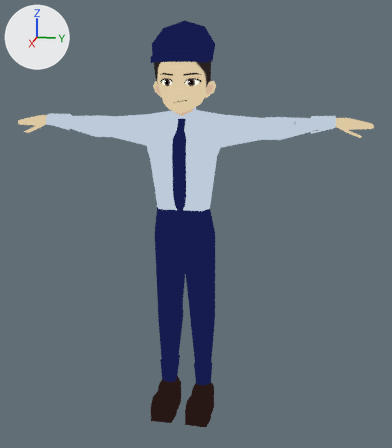
Two versions of the Blender file human1.blend, one commit apart.
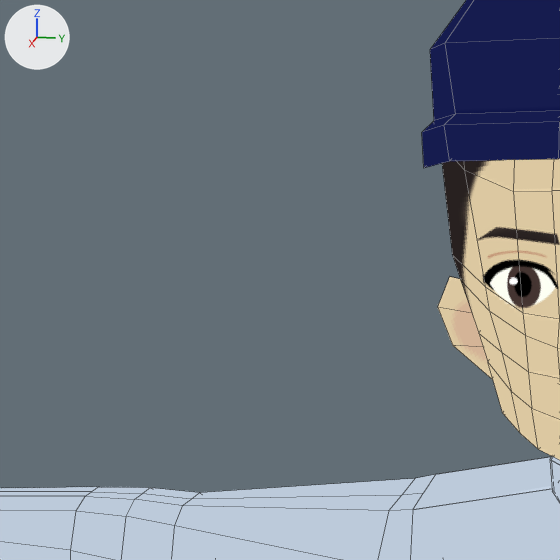
There are two pictures of each version: one whole from a camera (50 mm lens) standing at (4.68, 1.04, 3.04) and looking at (0.15, 0.13, 1.91), one close up on the part from 21% to 44% of the width and 8% to 28% of the height. Arrows for +X, +Y and +Z are at upper left; the lights stay in place. The close-ups show mesh edges as thin lines.
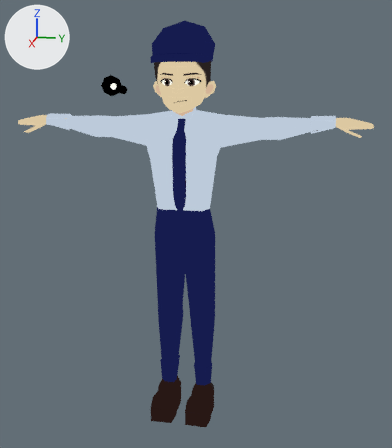
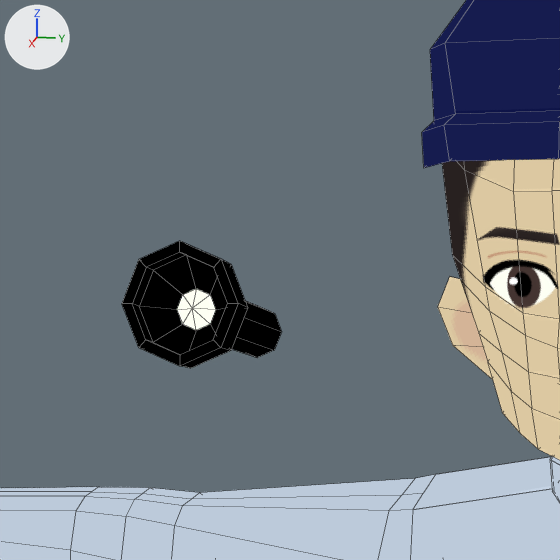
Changed parts and their boxes [x1, y1, x2, y2] in the close-ups (560 x 560 px):
'Cube', reshaped, rescaled: [0, 0, 560, 560] in both
part 1 of me_cube_005, added (black): after [122, 241, 282, 368]

What the commit changed:
me_cube_005 is used by ob_cube; location (-0.077, -0.015, 3.176); scale (-0.322, -0.232, -0.322).
me_cube_005 had 933 vertices, 872 faces, 1 loose edge and spanned x -1.28..0.99, y -6.9..6.9, z -1.38..9.93.
me_cube_005 now has 958 vertices, 910 faces, 1 loose edge and spans x -0.32..0.88, y -1.6..1.6, z -3.19..0.44.
me_cube_005 part 1: a new loose piece of 65 vertices spanning x 0.59..0.88, y -0.43..-0.28, z -0.17..-0.03, in mat_material_002.
me_cube_005 no longer uses material mat_material_001 (picture img_allcolor).
Object 'Cube' (ob_cube) is rescaled from (-0.322, -0.232, -0.322) to (1.0, 1.0, 1.0).
